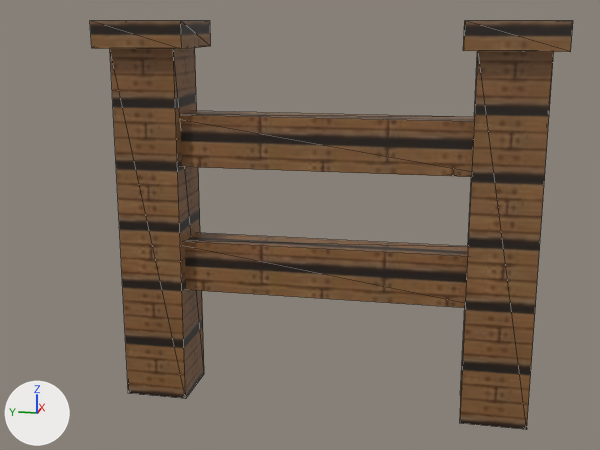
Before and after pictures for a commit that changed the glTF model crates/editor/assets/starter_library/models/fence_section_side_3d.glb.
The view is the same before and after, from a camera (50 mm lens) standing at (-1.945, -0.327, 0.937) and looking at (-0.001, 0.062, 0.451). Arrows for +X, +Y and +Z are at lower left; the lights stay in place. The first picture is the older version. Mesh edges are drawn as thin lines. Vertices at exactly the same position are counted once.

Names of what the first picture shows: 'b'.
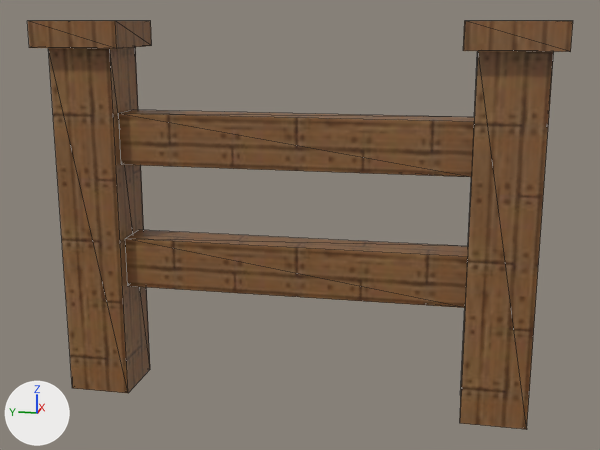
The newer file is also turned or shifted as a whole; pictures and numbers use the older file's frame.

What changed in the scene script:
```text
Add img_wood_fence:
    img_wood_fence = load_image('wood_fence', '_unpacked/wood_fence', 128, 128, 'sRGB')
Change mat_wood:
    mat_wood.texture: img_plank_floor -> img_wood_fence
Change me_b:
    used by ob_b; location = (0.0, 0.0, 0.0)
    remove me_b.from_pydata(...)  # 48 vertices, 72 faces; spans x -0.109..0.109, y -0.531..0.531, z 0.0..0.938
    add me_b.from_pydata(...)  # 48 vertices, 72 faces; spans x -0.109..0.109, y -0.531..0.688, z 0.0..0.938
    me_b part 1: the loose piece of 8 vertices spanning x -0.078..0.078, y 0.344..0.5, z 0.0..0.875 is moved by (0.0, 0.156, 0.0)
    me_b part 2: the loose piece of 8 vertices spanning x -0.109..0.109, y 0.312..0.531, z 0.875..0.938 is moved by (0.0, 0.156, 0.0)
    me_b part 3: the loose piece of 8 vertices spanning x -0.047..0.047, y -0.422..0.422, z 0.281..0.406 is moved by (0.0, 0.078, 0.0)
    me_b part 4: the loose piece of 8 vertices spanning x -0.047..0.047, y -0.422..0.422, z 0.594..0.719 is moved by (0.0, 0.078, 0.0)
    me_b part 5: texture (UV) coordinates of 72 of 72 faces, centred in x -0.109..0.109, y -0.531..0.531, z 0.0..0.938, changed; they spanned u -0.2..1.2, v -0.23..1.23 and now span u 0.1..1.5, v 0.1..0.45
```

What differs and where, as boxes (x1, y1, x2, y2) in the pictures (600 x 450 px; the box of a moved part takes in the faces that stretch with it):
'b', surface changed, reshaped (13% wider): before (90, 21, 573, 429); after (27, 21, 573, 429)
part 1 of me_b, moved or reshaped: before (110, 48, 204, 399); after (48, 47, 150, 393)
part 2 of me_b, moved or reshaped: before (90, 21, 211, 49); after (27, 21, 152, 49)
part 3 of me_b, moved or reshaped: before (185, 233, 468, 308); after (125, 230, 468, 308)
part 4 of me_b, moved or reshaped: before (180, 111, 474, 177); after (119, 110, 474, 177)
part 5 of me_b, surface changed: before (90, 21, 573, 429); after (27, 21, 573, 429)
